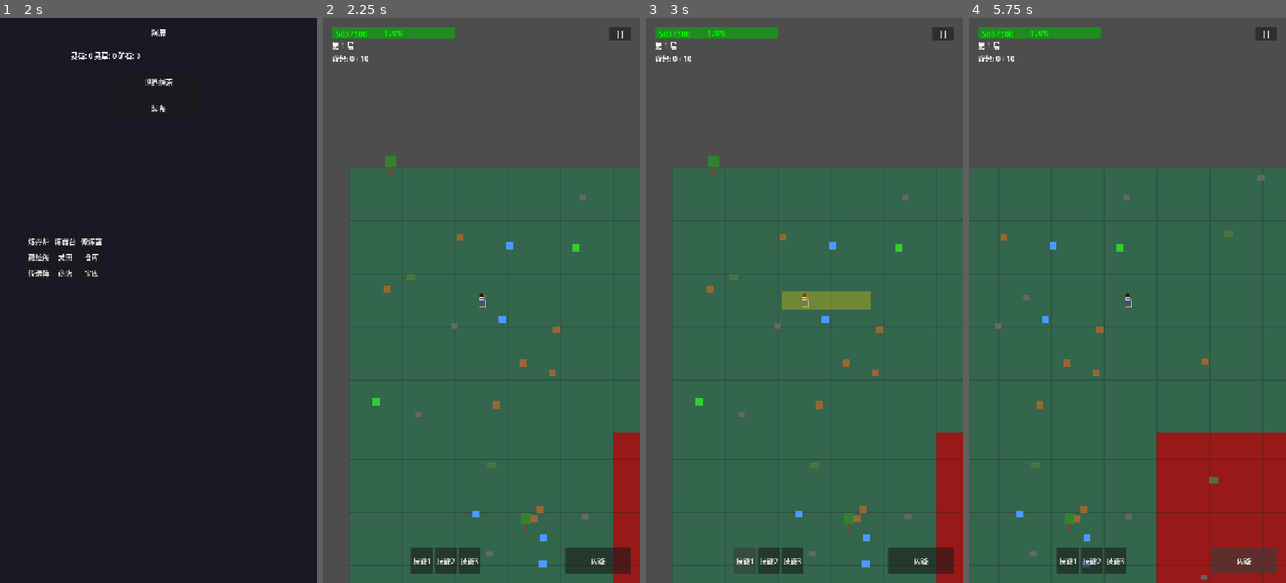
Above: before the commit, frames 1-4 (left to right).
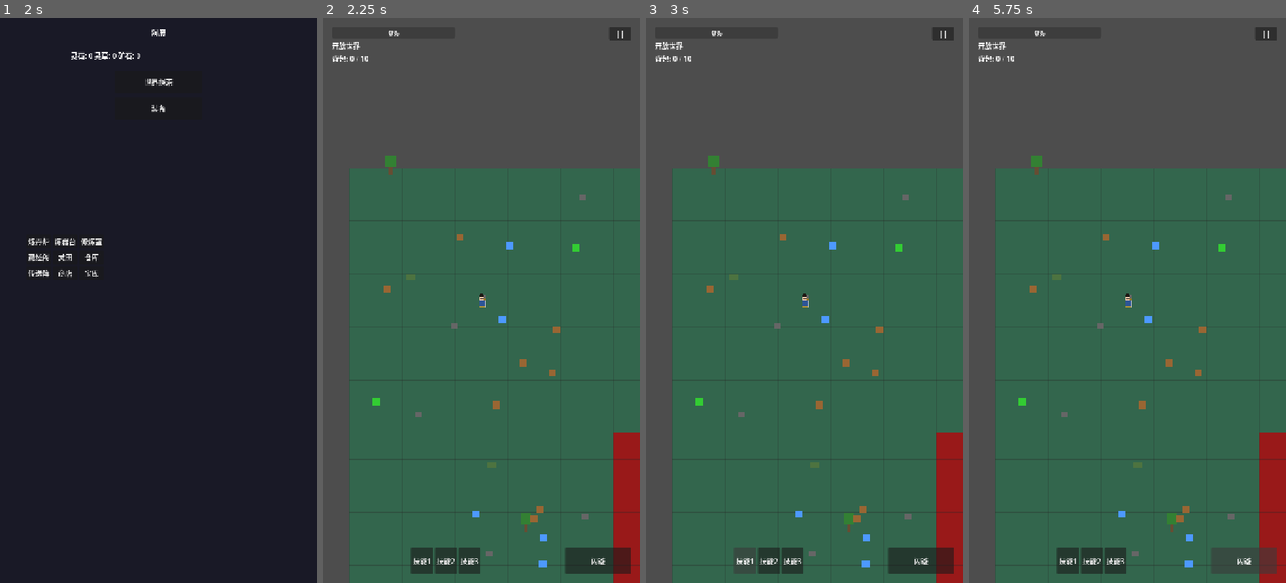
Above: after the commit, the same moments.

Repository: CasbaL/soudache
Game: Godot game, scene res://scenes/ui/faction_select.tscn
Same seed, same stepped clock (60 frames per second), same inputs: the game is played once before the commit and once after it.
Inputs:
- Up to frame 1 (2 s): click "选择" at 0.5 s; click "确认选择" at 1.25 s
- Up to frame 2 (2.25 s): click "世界探索" at 2 s
- Up to frame 3 (3 s): click "技能1" at 2.75 s
- Up to frame 4 (5.75 s): click "技能2" at 3.5 s; click "技能3" at 4.25 s; click "闪避" at 5 s

Frame 1 is identical in both runs. In frame 2, 0.9% of the frame differs, in the area x 2-42%, y 1-6%; in frame 3, 1.8%; in frame 4, 17%, in the area x 0-94%, y 1-100%.
Error after the commit: Parse Error: Invalid operands "String" and "int" for "*" operator. (res://scripts/levels/open_world_level.gd:192)

Commit message:
feat(ui): 新增撤离点方向指示器
- 当撤离点不在屏幕内时显示方向箭头
- 箭头始终指向最近的撤离点
- 显示距离信息（米/公里）
- 在屏幕边缘固定位置显示
- 撤离点进入屏幕后自动隐藏

Diff:
--- a/scripts/levels/open_world_level.gd
+++ b/scripts/levels/open_world_level.gd
@@ -18,6 +18,17 @@
 var _OpenWorldMapScript = preload("res://scripts/systems/open_world_map.gd")
 
 # ============================================================
+# 方向指示器
+# ============================================================
+
+var _extract_indicator: Control = null
+var _extract_arrow: ColorRect = null
+var _extract_label: Label = null
+
+# 屏幕边距
+const INDICATOR_MARGIN: float = 60.0
+
+# ============================================================
 # 初始化
 # ============================================================
 
@@ -36,6 +47,9 @@
 	# 初始化HUD
 	if hud and player:
 		hud.initialize(player)
+
+	# 创建撤离点指示器
+	_create_extract_indicator()
 
 	# 放置玩家到出生点
 	_place_player_at_spawn()
@@ -59,6 +73,32 @@
 		player.position = Vector2(300, 300)
 		print("[OpenWorldLevel] 玩家放置到出生点: %s" % str(player.position))
 
+## 创建撤离点方向指示器
+func _create_extract_indicator() -> void:
+	# 创建指示器容器
+	_extract_indicator = Control.new()
+	_extract_indicator.name = "ExtractIndicator"
+	_extract_indicator.z_index = 100
+	_extract_indicator.mouse_filter = Control.MOUSE_FILTER_IGNORE
+	add_child(_extract_indicator)
+
+	# 创建箭头
+	_extract_arrow = ColorRect.new()
+	_extract_arrow.name = "Arrow"
+	_extract_arrow.size = Vector2(20, 20)
+	_extract_arrow.color = Color(0.2, 0.8, 0.8, 0.8)  # 青色
+	_extract_indicator.add_child(_extract_arrow)
+
+	# 创建距离标签
+	_extract_label = Label.new()
+	_extract_label.name = "DistanceLabel"
+	_extract_label.text = "撤离点"
+	_extract_label.add_theme_font_size_override("font_size", 12)
+	_extract_label.add_theme_color_override("font_color", Color(0.2, 0.8, 0.8))
+	_extract_indicator.add_child(_extract_label)
+
+	print("[OpenWorldLevel] 撤离点指示器创建完成")
+
 # ============================================================
 # 信号回调
 # ============================================================
@@ -76,3 +116,79 @@
 	if player and open_world_map:
 		var map_size = open_world_map.get_map_size()
 		player.position = player.position.clamp(Vector2.ZERO, map_size)
+
+	# 更新撤离点指示器
+	_update_extract_indicator()
+
+## 更新撤离点方向指示器
+func _update_extract_indicator() -> void:
+	if not player or not open_world_map or not _extract_indicator:
+		return
+
+	# 获取最近的撤离点
+	var extract_points = open_world_map.get_extract_points()
+	if extract_points.is_empty():
+		_extract_indicator.visible = false
+		return
+
+	# 找到最近的撤离点
+	var nearest_extract = extract_points[0]
+	var nearest_dist = player.position.distance_to(extract_points[0])
+	for point in extract_points:
+		var dist = player.position.distance_to(point)
+		if dist < nearest_dist:
+			nearest_dist = dist
+			nearest_extract = point
+
+	# 计算屏幕位置
+	var viewport_size = get_viewport().get_visible_rect().size
+	var screen_center = viewport_size / 2
+
+	# 检查撤离点是否在屏幕内
+	var camera_pos = camera.global_position if camera else player.position
+	var extract_screen_pos = nearest_extract - camera_pos + screen_center
+
+	var is_on_screen = (
+		extract_screen_pos.x > 0 and
+		extract_screen_pos.x < viewport_size.x and
+		extract_screen_pos.y > 0 and
+		extract_screen_pos.y < viewport_size.y
+	)
+
+	if is_on_screen:
+		# 在屏幕内，隐藏指示器
+		_extract_indicator.visible = false
+		return
+
+	# 在屏幕外，显示指示器
+	_extract_indicator.visible = true
+
+	# 计算方向
+	var direction = (nearest_extract - player.position).normalized()
+
+	# 计算箭头位置（屏幕边缘）
+	var arrow_pos = Vector2.ZERO
+	arrow_pos.x = clamp(screen_center.x + direction.x * (screen_center.x - INDICATOR_MARGIN), INDICATOR_MARGIN, viewport_size.x - INDICATOR_MARGIN)
+	arrow_pos.y = clamp(screen_center.y + direction.y * (screen_center.y - INDICATOR_MARGIN), INDICATOR_MARGIN, viewport_size.y - INDICATOR_MARGIN)
+
+	# 设置箭头位置
+	_extract_arrow.position = arrow_pos - Vector2(10, 10)
+
+	# 设置箭头旋转
+	_extract_arrow.rotation = direction.angle()
+
+	# 设置标签位置
+	_extract_label.position = arrow_pos + Vector2(15, -8)
+
+	# 更新距离文本
+	var dist_text = _format_distance(nearest_dist)
+	_extract_label.text = "撤离 %s" % dist_text
+
+## 格式化距离
+func _format_distance(distance: float) -> String:
+	if distance < 100:
+		return "%dm" % int(distance)
+	elif distance < 1000:
+		return "%dm" % int(distance / 10) * 10
+	else:
+		return "%.1fkm" % (distance / 1000)
